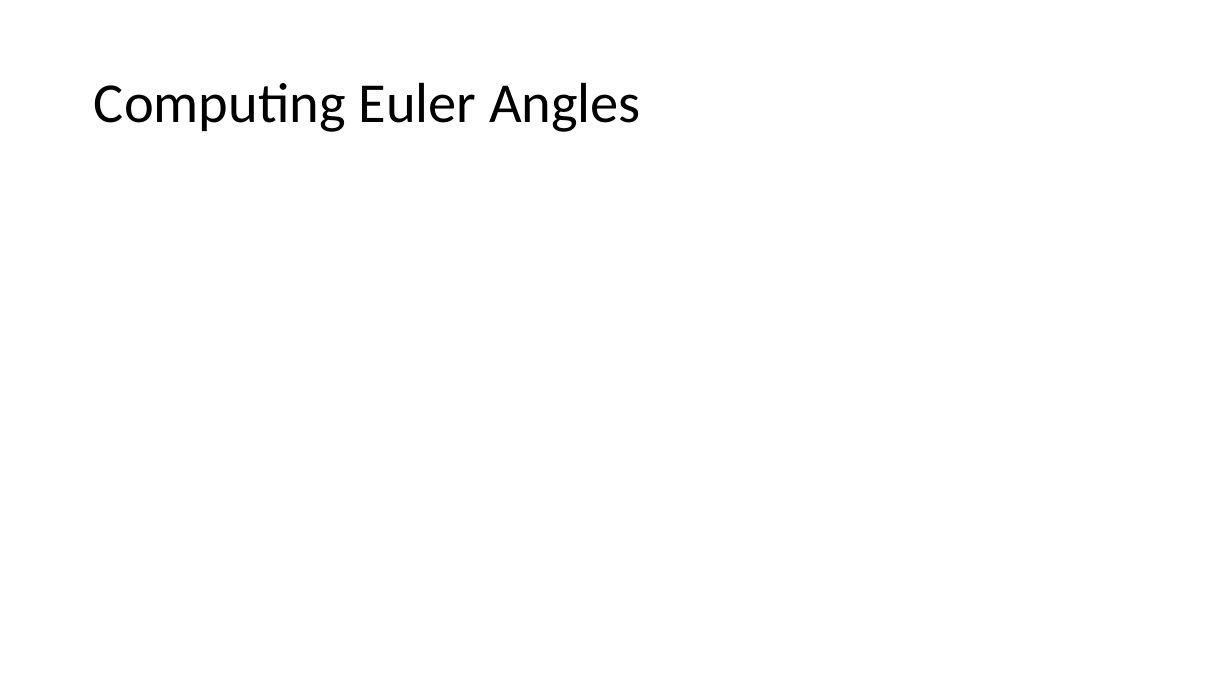
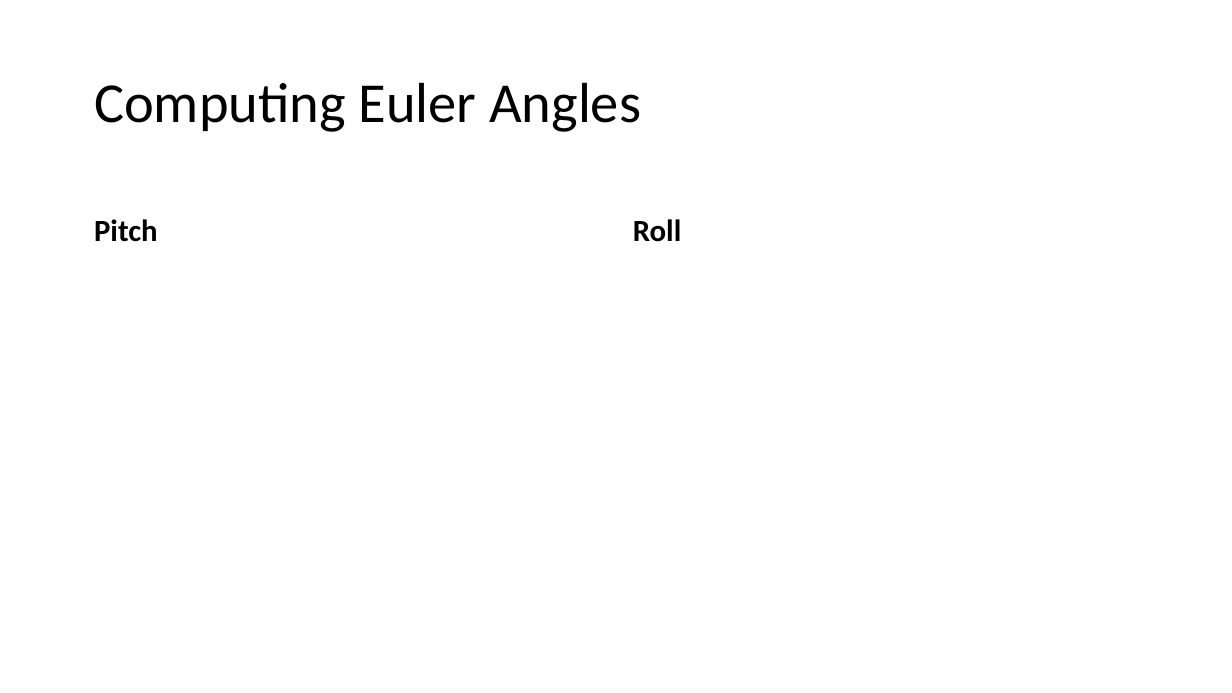
Before and after one commit to NVSL/QuadClass-Resources, a slide deck: slide 7 of labs/Sensing-And-Filtering/Sensing-And-Filtering.pptx. Drawn at 1232x693 pixels with LibreOffice and Linux fonts; fonts in the diff are those of the drawing. Boxes give left, top, right and bottom in pixels: in the first picture for what was removed or moved away, otherwise in the second. Text is boxed around its words. In the diff, an @@ line names an element or a change of style, - is before the commit and + after.

```diff
--- a/labs/Sensing-And-Filtering/Sensing-And-Filtering.pptx
+++ b/labs/Sensing-And-Filtering/Sensing-And-Filtering.pptx
@@ text added at (94,219,158,242), 24 pt, text #000000, bold @@
+Pitch
@@ text added at (633,219,681,242), 24 pt, text #000000, bold @@
+Roll
```
Also in this commit, not shown: 4 other slides changed, 4 slides removed, 6 other files.
